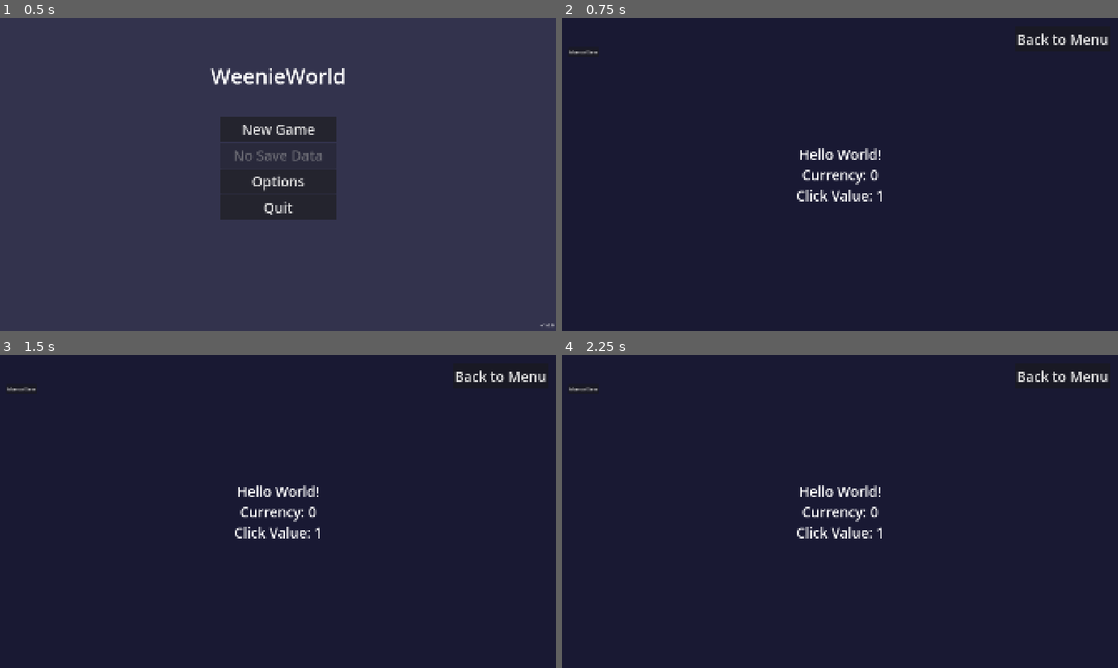
Above: before the commit, frames 1-4 (two rows, left to right).
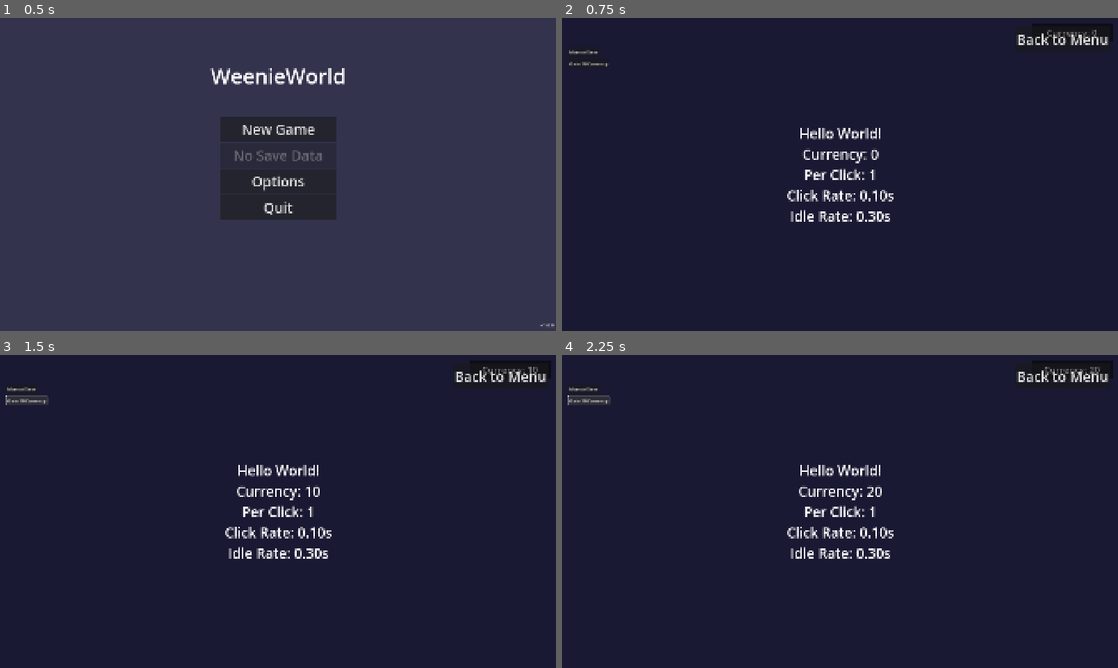
Above: after the commit, the same moments.

Repository: aaronleebrooks/weenieworld
Game: Godot game, scene res://scenes/main_menu/MainMenu.tscn
The game is run twice, just before and just after one commit, with the same random seed, the same clock (stepped at 60 frames per second) and the same inputs.
Inputs (mouse positions are in pixels of both pictures, inside the frame that each line leads up to):
- Up to frame 1 (0.5 s): no input
- Up to frame 2 (0.75 s): click "New Game" at 0.5 s
- Up to frame 3 (1.5 s): click (27, 398) at 1.25 s, where only the run after the commit has a clickable "Gain 10 Currency"
- Up to frame 4 (2.25 s): click (589, 398) at 2 s, where only the run after the commit has a clickable "Gain 10 Currency"

Frame 1 is identical in both runs. In frame 2, 2.0% of the frame differs, in the area x 1-100%, y 1-66%; in frame 3, 2.1%; in frame 4, 2.1%.

Commit message:
Implement CurrencyManager autoload with proper naming conventions and save system integration

Diff:
--- a/project.godot
+++ b/project.godot
@@ -19,6 +19,7 @@
 
 GameManager="*res://scripts/autoload/GameManager.gd"
 SaveSystem="*res://scripts/autoload/SaveSystem.gd"
+CurrencyManager="*res://scripts/autoload/CurrencyManager.gd"
 
 [display]
 
--- /dev/null
+++ b/scenes/game/CurrencyDisplay.gd
@@ -0,0 +1,53 @@
+extends Control
+
+@onready var currency_label = $CurrencyLabel
+
+func _ready():
+	print("CurrencyDisplay: Initialized")
+
+	# Connect to currency changes
+	var currency_manager = get_node("/root/CurrencyManager")
+	if currency_manager:
+		currency_manager.currency_changed.connect(_on_currency_changed)
+		currency_manager.currency_gained.connect(_on_currency_gained)
+		currency_manager.currency_spent.connect(_on_currency_spent)
+
+		# Initial update
+		_update_display()
+
+	# Connect to viewport size changes for responsive sizing
+	get_viewport().size_changed.connect(_on_viewport_size_changed)
+	_update_responsive_layout()
+
+func _on_viewport_size_changed():
+	_update_responsive_layout()
+
+func _update_responsive_layout():
+	var viewport_size = get_viewport().get_visible_rect().size
+
+	# Calculate responsive font size (like CSS vw units)
+	var font_size_percent = viewport_size.x * 0.02  # 2% of viewport width
+	var responsive_font_size = max(14, min(font_size_percent, 32))  # 14px to 32px
+
+	if currency_label:
+		currency_label.add_theme_font_size_override("font_size", responsive_font_size)
+		print("CurrencyDisplay: Font size updated to ", responsive_font_size, "px")
+
+func _on_currency_changed(new_balance: int, change_amount: int):
+	_update_display()
+	print("CurrencyDisplay: Currency changed by ", change_amount, " (new balance: ", new_balance, ")")
+
+func _on_currency_gained(amount: int, source: String):
+	_update_display()
+	print("CurrencyDisplay: Gained ", amount, " currency from ", source)
+
+func _on_currency_spent(amount: int, reason: String):
+	_update_display()
+	print("CurrencyDisplay: Spent ", amount, " currency for ", reason)
+
+func _update_display():
+	var currency_manager = get_node("/root/CurrencyManager")
+	if currency_manager and currency_label:
+		var formatted_currency = currency_manager.get_formatted_currency()
+		currency_label.text = "Currency: " + formatted_currency
+		print("CurrencyDisplay: Updated to ", formatted_currency)
--- /dev/null
+++ b/scenes/game/CurrencyDisplay.tscn
@@ -0,0 +1,31 @@
+[gd_scene load_steps=2 format=3 uid="uid://fxvn8yqxqxqx"]
+
+[ext_resource type="Script" path="res://scenes/game/CurrencyDisplay.gd" id="1_0x0x0"]
+
+[node name="CurrencyDisplay" type="Control"]
+layout_mode = 3
+anchors_preset = 1
+anchor_left = 1.0
+anchor_right = 1.0
+offset_left = -300.0
+offset_top = 20.0
+offset_right = -20.0
+offset_bottom = 80.0
+grow_horizontal = 0
+script = ExtResource("1_0x0x0")
+
+[node name="Background" type="ColorRect" parent="."]
+layout_mode = 1
+anchors_preset = 15
+anchor_right = 1.0
+anchor_bottom = 1.0
+color = Color(0, 0, 0, 0.5)
+
+[node name="CurrencyLabel" type="Label" parent="."]
+layout_mode = 1
+anchors_preset = 15
+anchor_right = 1.0
+anchor_bottom = 1.0
+text = "Currency: 0"
+horizontal_alignment = 1
+vertical_alignment = 1
--- a/scenes/game/Game.gd
+++ b/scenes/game/Game.gd
@@ -55,10 +55,16 @@
 
 func display_game_data():
 	# Show current currency and other game data
-	var currency = get_node("/root/GameManager").get_game_data("currency", 0)
-	var click_value = get_node("/root/GameManager").get_game_data("click_value", 1)
+	var currency_manager = get_node("/root/CurrencyManager")
+	if currency_manager:
+		var currency = currency_manager.currency_balance
+		var per_click = currency_manager.currency_per_click
+		var click_rate = currency_manager.click_rate_seconds
+		var idle_rate = currency_manager.idle_rate_seconds
 
-	hello_world_label.text = "Hello World!\nCurrency: %d\nClick Value: %d" % [currency, click_value]
+		hello_world_label.text = "Hello World!\nCurrency: %d\nPer Click: %d\nClick Rate: %.2fs\nIdle Rate: %.2fs" % [currency, per_click, click_rate, idle_rate]
+	else:
+		hello_world_label.text = "Hello World!\nCurrencyManager not found"
 
 func add_manual_save_button():
 	var save_button = Button.new()
@@ -66,6 +72,13 @@
 	save_button.position = Vector2(20, 100)
 	save_button.pressed.connect(_on_manual_save_pressed)
 	add_child(save_button)
+
+	# Add test currency button
+	var currency_button = Button.new()
+	currency_button.text = "Gain 10 Currency"
+	currency_button.position = Vector2(20, 140)
+	currency_button.pressed.connect(_on_test_currency_pressed)
+	add_child(currency_button)
 
 func _on_manual_save_pressed():
 	print("Creating manual save...")
@@ -75,6 +88,15 @@
 	else:
 		print("Failed to create manual save!")
 
+func _on_test_currency_pressed():
+	print("Testing currency gain...")
+	var currency_manager = get_node("/root/CurrencyManager")
+	if currency_manager:
+		currency_manager.gain_currency(10, "test_button")
+		display_game_data()  # Update the display
+	else:
+		print("CurrencyManager not found!")
+
 func _input(event):
 	# Handle escape key to return to menu
 	if event.is_action_pressed("ui_cancel"):
--- a/scenes/game/Game.tscn
+++ b/scenes/game/Game.tscn
@@ -1,6 +1,7 @@
-[gd_scene load_steps=2 format=3 uid="uid://c8xvn8yqxqxqx"]
+[gd_scene load_steps=3 format=3 uid="uid://c8xvn8yqxqxqx"]
 
 [ext_resource type="Script" uid="uid://m4hu22y7axg6" path="res://scenes/game/Game.gd" id="1_0x0x0"]
+[ext_resource type="PackedScene" uid="uid://fxvn8yqxqxqx" path="res://scenes/game/CurrencyDisplay.tscn" id="2_0x0x0"]
 
 [node name="Game" type="Control"]
 layout_mode = 3
@@ -37,6 +38,9 @@
 horizontal_alignment = 1
 vertical_alignment = 1
 
+[node name="CurrencyDisplay" parent="." instance=ExtResource("2_0x0x0")]
+layout_mode = 1
+
 [node name="BackButton" type="Button" parent="."]
 layout_mode = 1
 anchors_preset = 1
--- /dev/null
+++ b/scripts/autoload/CurrencyManager.gd
@@ -0,0 +1,112 @@
+extends Node
+
+# Currency system autoload for global currency management
+# Uses intentional naming conventions for future maintainability
+
+signal currency_changed(new_balance: int, change_amount: int)
+signal currency_gained(amount: int, source: String)
+signal currency_spent(amount: int, reason: String)
+
+# Core currency values
+var currency_balance: int = 0:
+	set(value):
+		var old_balance = currency_balance
+		currency_balance = value
+		if old_balance != currency_balance:
+			emit_signal("currency_changed", currency_balance, currency_balance - old_balance)
+
+var currency_per_click: int = 1:
+	set(value):
+		currency_per_click = max(1, value)  # Minimum 1 currency per click
+
+# Timing values (in seconds)
+var click_rate_seconds: float = 0.1:
+	set(value):
+		click_rate_seconds = max(0.05, value)  # Minimum 0.05 seconds
+
+var idle_rate_seconds: float = 0.3:
+	set(value):
+		idle_rate_seconds = max(0.1, value)  # Minimum 0.1 seconds
+
+# Currency formatting
+var currency_formatter: CurrencyFormatter
+
+func _ready():
+	print("CurrencyManager: Initialized")
+	currency_formatter = CurrencyFormatter.new()
+
+	# Connect to save system for persistence
+	var save_system = get_node_or_null("/root/SaveSystem")
+	if save_system:
+		save_system.save_data_loaded.connect(_on_save_data_loaded)
+
+func _on_save_data_loaded(save_data: Dictionary):
+	"""Load currency data from save file"""
+	if save_data.has("currency"):
+		var currency_data = save_data["currency"]
+		currency_balance = currency_data.get("balance", 0)
+		currency_per_click = currency_data.get("per_click", 1)
+		click_rate_seconds = currency_data.get("click_rate", 0.1)
+		idle_rate_seconds = currency_data.get("idle_rate", 0.3)
+		print("CurrencyManager: Loaded currency data from save")
+
+func get_save_data() -> Dictionary:
+	"""Get currency data for saving"""
+	return {
+		"currency": {
+			"balance": currency_balance,
+			"per_click": currency_per_click,
+			"click_rate": click_rate_seconds,
+			"idle_rate": idle_rate_seconds
+		}
+	}
+
+func gain_currency(amount: int, source: String = "unknown") -> void:
+	"""Add currency to balance with source tracking"""
+	if amount > 0:
+		currency_balance += amount
+		emit_signal("currency_gained", amount, source)
+		print("CurrencyManager: Gained %d currency from %s (new balance: %d)" % [amount, source, currency_balance])
+
+func spend_currency(amount: int, reason: String = "unknown") -> bool:
+	"""Spend currency if sufficient balance exists"""
+	if amount <= 0:
+		return false
+
+	if currency_balance >= amount:
+		currency_balance -= amount
+		emit_signal("currency_spent", amount, reason)
+		print("CurrencyManager: Spent %d currency for %s (new balance: %d)" % [amount, reason, currency_balance])
+		return true
+	else:
+		print("CurrencyManager: Insufficient currency for %s (need %d, have %d)" % [reason, amount, currency_balance])
+		return false
+
+func can_afford(amount: int) -> bool:
+	"""Check if player can afford the specified amount"""
+	return currency_balance >= amount
+
+func get_formatted_currency() -> String:
+	"""Get formatted currency string (e.g., "1,234" or "1.2K")"""
+	return currency_formatter.format(currency_balance)
+
+func reset_currency() -> void:
+	"""Reset currency to starting values (for new game)"""
+	currency_balance = 0
+	currency_per_click = 1
+	click_rate_seconds = 0.1
+	idle_rate_seconds = 0.3
+	print("CurrencyManager: Reset to starting values")
+
+# Currency formatting helper class
+class CurrencyFormatter:
+	func format(amount: int) -> String:
+		"""Format currency amount with appropriate suffixes"""
+		if amount < 1000:
+			return str(amount)
+		elif amount < 1000000:
+			return "%.1fK" % (amount / 1000.0)
+		elif amount < 1000000000:
+			return "%.1fM" % (amount / 1000000.0)
+		else:
+			return "%.1fB" % (amount / 1000000000.0)
--- a/scripts/autoload/GameManager.gd
+++ b/scripts/autoload/GameManager.gd
@@ -19,7 +19,14 @@
 
 # Start a new game
 func start_new_game():
+	print("Starting new game...")
 	game_data = get_node("/root/SaveSystem").new_game()
+
+	# Reset currency to starting values
+	var currency_manager = get_node("/root/CurrencyManager")
+	if currency_manager:
+		currency_manager.reset_currency()
+
 	change_scene(GAME_SCENE)
 	emit_signal("game_started")
 
--- a/scripts/autoload/SaveSystem.gd
+++ b/scripts/autoload/SaveSystem.gd
@@ -65,6 +65,11 @@
 func save_game() -> bool:
 	current_save_data["last_save_time"] = Time.get_datetime_string_from_system()
 	current_save_data["save_type"] = "autosave"
+
+	# Add currency data from CurrencyManager
+	var currency_manager = get_node_or_null("/root/CurrencyManager")
+	if currency_manager:
+		current_save_data["currency"] = currency_manager.get_save_data()["currency"]
 
 	# Ensure save directory exists
 	ensure_save_directory()
Not shown, changed: GAME_PLAN.md
Not shown, changed: PHASE_1_DETAILED.md
Not shown, added: PHASE_2_DETAILED.md
